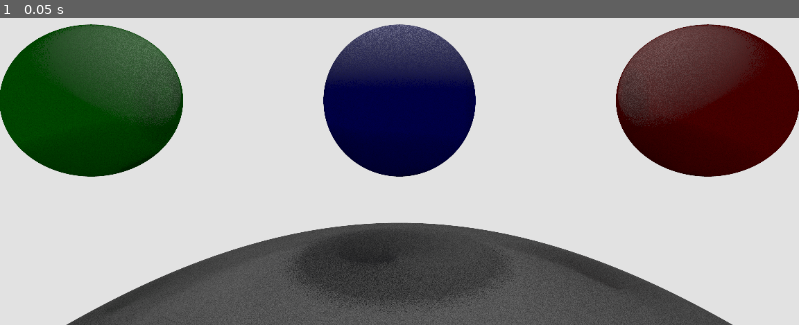
Above: before the commit, frame 1.
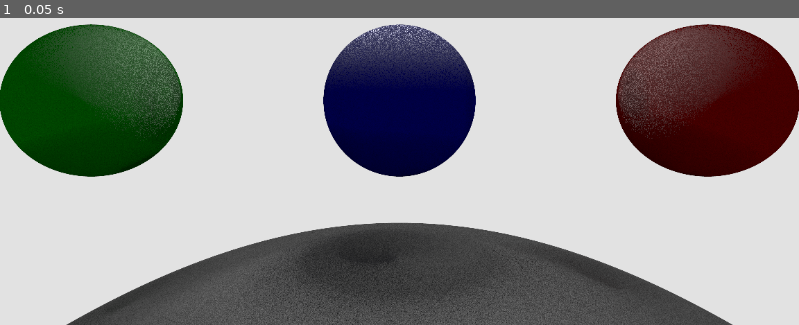
Above: after the commit, the same moment.

Repository: Robert-W-Ward/godot-path-tracer
Game: Godot game, scene res://main.tscn
Two runs of this game, one before a commit and one after it. Both use one fixed random seed, a clock stepped at 60 frames per second and the inputs below.
Inputs:
- Up to frame 1 (0.05 s): no input

The runs differ from the first frame. In frame 1, 0.6% of the frame differs, in the area x 5-95%, y 1-100%.

Commit message:
added multiple samples for area lights

Diff:
--- a/pathtracer.gdshader
+++ b/pathtracer.gdshader
@@ -42,7 +42,7 @@
 	vec2 size;
 	vec4 color;
 };
-const AreaLight areaLight = AreaLight(vec3(0.0,-3.0,0.0),vec3(0.0,1.0,0.0),vec3(0.0,1.0,0.0),vec2(2,2),vec4(1.0));
+const AreaLight areaLight = AreaLight(vec3(0.0,-3.0,0.0),vec3(0.0,1.0,0.0),vec3(0.0,1.0,0.0),vec2(4,4),vec4(1.0,0.0,0.0,1.0));
 const PointLight PointLights[3]  = PointLight[](
 	PointLight(vec3(0.0,-3.0,0.0),vec4(1.0,1.0,1.0,0.0)),
 	PointLight(vec3(-2.0,-3.0,0.0),vec4(1.0,1.0,1.0,0.0)),
@@ -170,24 +170,26 @@
 	vec3 dirLight = vec3(0.0);
 	vec3 L = vec3(0.0);
 	float distanceToLight = 0.0;
-
-	// Sample the Area ligth first
-	vec3 samplePos = SampleAreaLight(P,areaLight,L,distanceToLight);
-	float attenuation = 1.0/(distanceToLight * distanceToLight);
-
-	// Shadow for area ligth
- 	Ray shadowRay;
-	shadowRay.origin = P + N * 0.001;
-	shadowRay.direction = L;
+	float attenuation = 0.0;
+	Ray shadowRay;
 	Hit shadowHit;
-	if (inShadow(shadowRay,shadowHit,distanceToLight)) { // If not in shadow
-		float NoL = max(dot(N, L), 0.0);
-		vec3 diffuse = LambertianReflectanceBRDF(L, N, mat.color.rgb, 1.0);
-		vec3 specular = PhongSpecularReflectanceBRDF(L, N, V, mat.specular.rgb, mat.shininess, mat.specular.w);
-		vec3 BRDF = diffuse + specular;
-		dirLight += areaLight.color.w * BRDF * NoL * attenuation;
-	}
-
+	// Sample the Area light first
+	for(int s =0 ;s<3;++s){
+		vec3 samplePos = SampleAreaLight(P,areaLight,L,distanceToLight);
+	 	attenuation = 1.0/(distanceToLight * distanceToLight);
+
+		// Shadow for area light
+		shadowRay.origin = P + N * 0.001;
+		shadowRay.direction = L;
+		if (inShadow(shadowRay,shadowHit,distanceToLight)) { // If not in shadow
+			float NoL = max(dot(N, L), 0.0);
+			vec3 diffuse = LambertianReflectanceBRDF(L, N, mat.color.rgb, 1.0);
+			vec3 specular = PhongSpecularReflectanceBRDF(L, N, V, mat.specular.rgb, mat.shininess, mat.specular.w);
+			vec3 BRDF = diffuse + specular;
+			dirLight += areaLight.color.w * BRDF * NoL * attenuation;
+		}
+	}
+	dirLight /= float(3);
 	for(int i = 0; i< PointLights.length(); ++i){
 		PointLight light = PointLights[i];
 		L = normalize(light.position - P);
